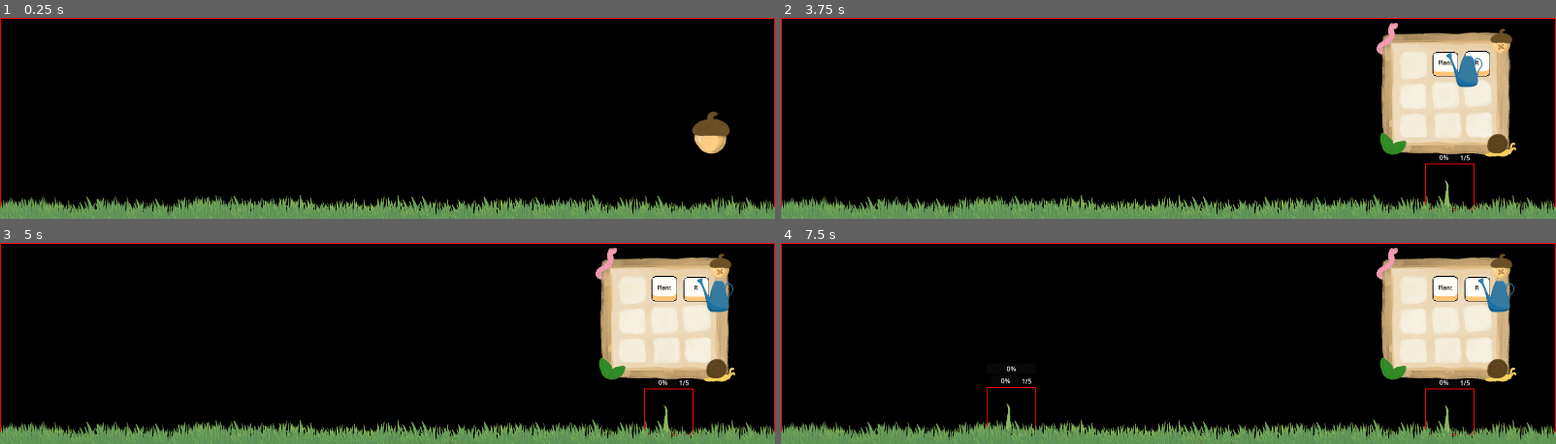
Above: before the commit, frames 1-4 (two rows, left to right).
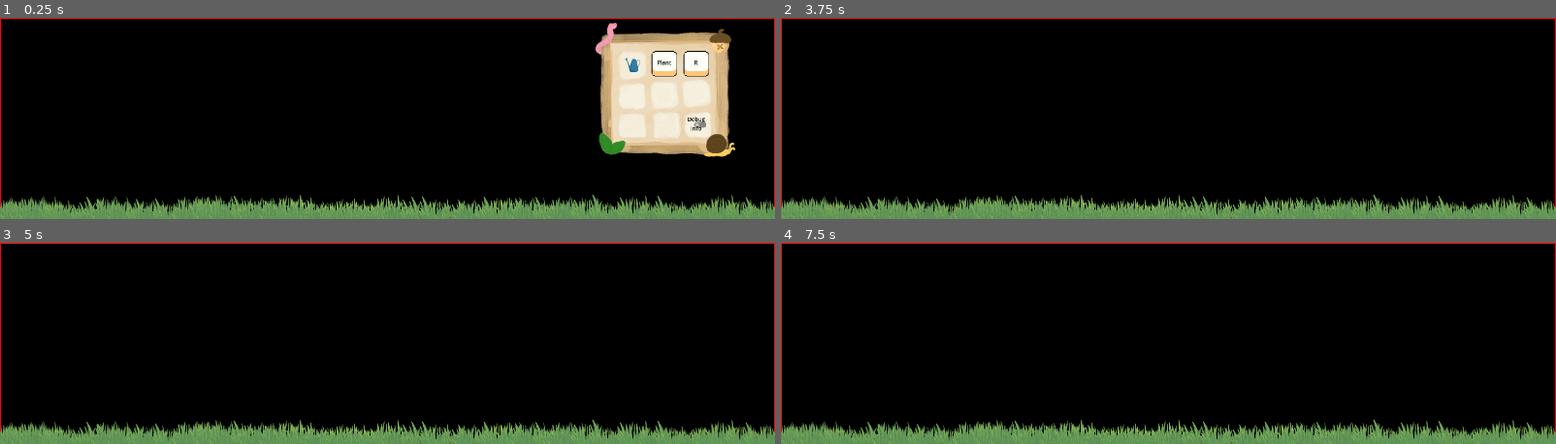
Above: after the commit, the same moments.

Repository: 9er-tom/desktop-forest
Game: Godot game, scene res://main.tscn
The game is run twice, just before and just after one commit, with the same random seed, the same clock (stepped at 60 frames per second) and the same inputs.
Inputs (mouse positions are in pixels of both pictures, inside the frame that each line leads up to):
- Up to frame 1 (0.25 s): no input
- Up to frame 2 (3.75 s): click (1478, 124) at 0.5 s, where only the run after the commit has a clickable "Debug Info"; click (1501, 42) at 1.25 s; click (1494, 132) at 2.02 s; click (1416, 64) at 2.77 s; click (1447, 64) at 3.5 s, where only the run before the commit has a clickable "Plant"
- Up to frame 3 (5 s): click (697, 289) at 4.25 s, where only the run before the commit has a clickable "R"
- Up to frame 4 (7.5 s): click (1501, 267) at 5.02 s; click (1494, 357) at 5.77 s; click (1447, 289) at 6.5 s, where only the run before the commit has a clickable "Plant"; click (1478, 289) at 7.25 s, where only the run before the commit has a clickable "R"

The runs differ from the first frame. In frame 1, 10% of the frame differs, in the area x 76-95%, y 2-70%; in frame 2, 10%; in frame 3, 10%; in frame 4, 11%, in the area x 26-95%, y 2-96%.

Commit message:
plant thirst icon and debug info toggle

Diff:
--- a/main.tscn
+++ b/main.tscn
@@ -73,7 +73,6 @@
 hideElement = NodePath(".")
 
 [node name="toolbox" type="TextureRect" parent="ToolboxUi" node_paths=PackedStringArray("waterButton", "shovelButton", "cursorTool")]
-visible = false
 z_index = 400
 layout_mode = 0
 offset_right = 350.0
@@ -179,6 +178,32 @@
 label_settings = SubResource("LabelSettings_272bh")
 horizontal_alignment = 1
 
+[node name="DebugBtn" type="CheckButton" parent="ToolboxUi/toolbox"]
+texture_filter = 3
+layout_mode = 2
+offset_left = 220.0
+offset_top = 232.0
+offset_right = 284.0
+offset_bottom = 296.0
+
+[node name="Label" type="Label" parent="ToolboxUi/toolbox/DebugBtn"]
+layout_mode = 1
+anchors_preset = 8
+anchor_left = 0.5
+anchor_top = 0.5
+anchor_right = 0.5
+anchor_bottom = 0.5
+offset_left = -52.0
+offset_top = -13.0
+offset_right = 52.0
+offset_bottom = 7.0
+grow_horizontal = 2
+grow_vertical = 2
+text = "Debug
+Info"
+label_settings = SubResource("LabelSettings_272bh")
+horizontal_alignment = 1
+
 [node name="CursorTool" type="AnimatedSprite2D" parent="." node_paths=PackedStringArray("waterButton")]
 visible = false
 z_index = 1000
--- a/prefabs/plant.tscn
+++ b/prefabs/plant.tscn
@@ -7,6 +7,7 @@
 [ext_resource type="Texture2D" uid="uid://vhe5576vpfma" path="res://assets/plants/3.PNG" id="4_r0ox0"]
 [ext_resource type="Texture2D" uid="uid://cbdkpww4tf8ct" path="res://assets/plants/4.PNG" id="5_jiiti"]
 [ext_resource type="Texture2D" uid="uid://cmibvwsat2lwn" path="res://assets/plants/5.PNG" id="6_xrecf"]
+[ext_resource type="Texture2D" uid="uid://b7m2wddbrjvm5" path="res://assets/ui/waterdrop.png" id="8_8laha"]
 
 [sub_resource type="ShaderMaterial" id="ShaderMaterial_nb6st"]
 shader = ExtResource("2_8laha")
@@ -53,7 +54,7 @@
 mouse_default_cursor_shape = 2
 script = ExtResource("1_bswx0")
 outlineMaterial = SubResource("ShaderMaterial_nb6st")
-growthStageTime = 180.0
+growthStageTime = 2.0
 wateringDuration = 2.5
 
 [node name="AnimatedSprite2D" type="AnimatedSprite2D" parent="."]
@@ -69,24 +70,6 @@
 border_width = 2.0
 editor_only = false
 
-[node name="ProgressContainer" type="HBoxContainer" parent="."]
-layout_mode = 1
-anchors_preset = 5
-anchor_left = 0.5
-anchor_right = 0.5
-offset_left = -50.0
-offset_right = 50.0
-offset_bottom = 30.0
-grow_horizontal = 2
-
-[node name="ProgressBar" type="ProgressBar" parent="ProgressContainer"]
-layout_mode = 2
-size_flags_horizontal = 3
-
-[node name="Label" type="Label" parent="ProgressContainer"]
-layout_mode = 2
-text = "5/5"
-
 [node name="WaterProgress" type="ProgressBar" parent="."]
 layout_mode = 1
 anchors_preset = 10
@@ -97,3 +80,39 @@
 offset_bottom = -33.0
 grow_horizontal = 2
 max_value = 2.5
+
+[node name="ThirstIcon" type="TextureRect" parent="."]
+layout_mode = 1
+anchors_preset = 5
+anchor_left = 0.5
+anchor_right = 0.5
+offset_left = -20.0
+offset_top = -50.0
+offset_bottom = -14.991
+grow_horizontal = 2
+texture = ExtResource("8_8laha")
+expand_mode = 5
+
+[node name="DebugInfo" type="VBoxContainer" parent="."]
+layout_mode = 1
+anchors_preset = 5
+anchor_left = 0.5
+anchor_right = 0.5
+offset_left = -20.0
+offset_right = 20.0
+offset_bottom = 54.0
+grow_horizontal = 2
+
+[node name="ProgressContainer" type="HBoxContainer" parent="DebugInfo"]
+layout_mode = 2
+
+[node name="ProgressBar" type="ProgressBar" parent="DebugInfo/ProgressContainer"]
+layout_mode = 2
+size_flags_horizontal = 3
+
+[node name="ProgressLabel" type="Label" parent="DebugInfo/ProgressContainer"]
+layout_mode = 2
+text = "5/5"
+
+[node name="StateLabel" type="Label" parent="DebugInfo"]
+layout_mode = 2
--- a/scripts/plant.gd
+++ b/scripts/plant.gd
@@ -1,4 +1,3 @@
-@tool
 extends Control
 class_name Plant
 
@@ -6,30 +5,52 @@
 @export var growthStageTime: float # seconds per stage
 @export var wateringDuration: float
 
+@onready var debugButton: CheckButton = $"/root/Main/ToolboxUi/toolbox/DebugBtn"
+
 @onready var cursorTool: CursorTool = $"/root/Main/CursorTool"
+@onready var thirstIcon: TextureRect = $ThirstIcon
 @onready var sprite := $AnimatedSprite2D
+
+@onready var growthProgressBar: ProgressBar = $"DebugInfo/ProgressContainer/ProgressBar"
+@onready var growthStateLabel: Label = $"DebugInfo/StateLabel"
+@onready var growthProgressLabel: Label = $"DebugInfo/ProgressContainer/ProgressLabel"
 
 @onready var growthStages: int = sprite.sprite_frames.get_frame_count(sprite.animation)
 @onready var growTimer: Timer = $GrowTimer
 
 var currentGrowthStage := 1
-var isGrowing := false
-var isWatering := false
 var waterTimer := 0.0
 
+enum PLANT_STATES {
+	IDLE,
+	WATERING,
+	GROWING,
+	FULLY_GROWN
+}
+var state := PLANT_STATES.IDLE
 
 func _process(delta: float) -> void:
-	if isGrowing:
-		$"ProgressContainer/ProgressBar".value = growthStageTime - growTimer.time_left
-	elif isWatering:
-		if waterTimer < wateringDuration:
-			waterTimer += delta
-			$WaterProgress.value = waterTimer
-		elif growTimer.time_left == 0:
-			waterPlant()
+	growthStateLabel.text = PLANT_STATES.keys()[state]
 
+	match state:
+		PLANT_STATES.WATERING:
+			if waterTimer < wateringDuration:
+				waterTimer += delta
+				$WaterProgress.value = waterTimer
+			elif growTimer.time_left == 0:
+				waterPlant()
+		PLANT_STATES.GROWING:
+			growthProgressBar.value = growthStageTime - growTimer.time_left
+		PLANT_STATES.IDLE:
+			pass
+		PLANT_STATES.FULLY_GROWN:
+			return
 
 func _ready() -> void:
+	debugButton.pressed.connect(_on_debug_button)
+	if not debugButton.is_pressed(): #
+		_on_debug_button()
+
 	var spriteSize = sprite.sprite_frames.get_frame_texture(sprite.animation, sprite.frame).get_size() * sprite.scale
 	sprite.position = Vector2(spriteSize.x / 2, spriteSize.y / 2)
 
@@ -41,31 +62,37 @@
 	growTimer.wait_time = growthStageTime
 	$WaterProgress.max_value = wateringDuration
 
-	growTimer.timeout.connect(_on_timer_timeout)
+	growTimer.timeout.connect(_on_grow_timer_timeout)
 	mouse_entered.connect(_on_mouse_enter)
 	mouse_exited.connect(_on_mouse_exit)
 
 func _setup_progress_bar() -> void:
-	$ProgressContainer.position.y -= 30
-	$"ProgressContainer/Label".text = "{curr}/{max}".format({"curr": currentGrowthStage, "max": growthStages})
-	$"ProgressContainer/ProgressBar".max_value = growthStageTime
+	$DebugInfo.position.y -= 100
+	growthProgressLabel.text = "{curr}/{max}".format({"curr": currentGrowthStage, "max": growthStages})
+	growthProgressBar.max_value = growthStageTime
 
-func _on_timer_timeout() -> void:
+func _on_grow_timer_timeout() -> void:
 	sprite.frame += 1
 	currentGrowthStage += 1
-	isGrowing = false
-	$WaterProgress.value = 0.0
-	$"ProgressContainer/ProgressBar".value = 0.0
-	$"ProgressContainer/Label".text = "{curr}/{max}".format({"curr": currentGrowthStage, "max": growthStages})
+	if currentGrowthStage == growthStages:
+		state = PLANT_STATES.FULLY_GROWN
+	else:
+		state = PLANT_STATES.IDLE
+		thirstIcon.visible = true
+		$WaterProgress.value = 0.0
+		growthProgressBar.value = 0.0
+	growthProgressLabel.text = "{curr}/{max}".format({"curr": currentGrowthStage, "max": growthStages})
 	growTimer.stop()
 
 func _gui_input(event: InputEvent) -> void:
 	if event.is_action_released("Interact"):
-		isWatering = false
+		if state == PLANT_STATES.WATERING:
+			state = PLANT_STATES.IDLE
 	if event.is_action_pressed("Interact"):
 		match cursorTool.currentTool:
 			CursorTool.GardenTools.WATERING_CAN:
-				isWatering = true
+				if state == PLANT_STATES.IDLE:
+					state = PLANT_STATES.WATERING
 
 func _on_mouse_enter() -> void:
 	sprite.material = outlineMaterial
@@ -73,9 +100,13 @@
 func _on_mouse_exit() -> void:
 	sprite.material = null
 
+func _on_debug_button():
+	$DebugInfo.visible = !$DebugInfo.visible
+	$WaterProgress.visible = !$WaterProgress.visible
+	$ReferenceRect.visible = !$ReferenceRect.visible
 
 func waterPlant() -> void:
-	isGrowing = true
+	state = PLANT_STATES.GROWING
+	thirstIcon.visible = false
 	waterTimer = 0.0
-	if currentGrowthStage != growthStages:
-		growTimer.start()
+	growTimer.start()
Binary file added: assets/ui/waterdrop.png
Not shown, added: assets/ui/waterdrop.png.import
Not shown: 1 places in prefabs/plant.tscn that only renumber resources
